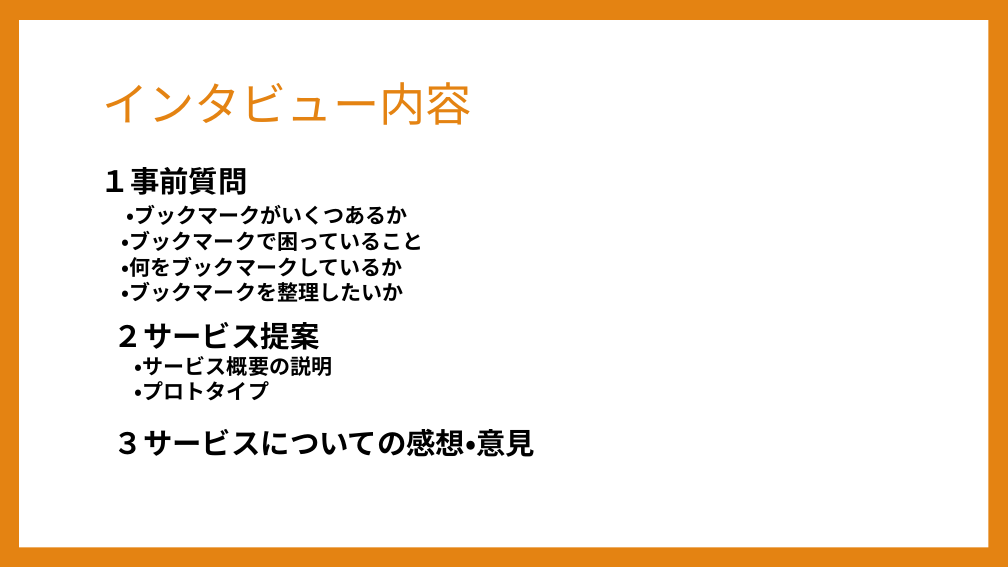
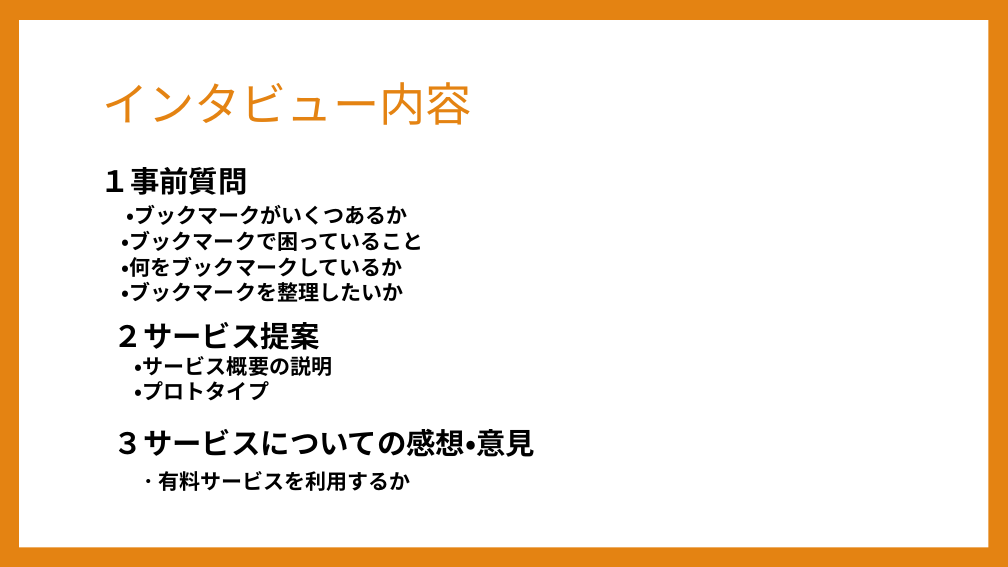
Before and after one commit to Sorarinu/ProjectP2016_F, a slide deck: slide 20 of production-idea/第3回中間発表.pptx (slide 15 before the commit). Drawn at 1008x567 pixels with LibreOffice and Linux fonts; fonts in the diff are those of the drawing. Boxes give left, top, right and bottom in pixels: in the first picture for what was removed or moved away, otherwise in the second. Text is boxed around its words. In the diff, an @@ line names an element or a change of style, - is before the commit and + after.

```diff
--- a/production-idea/第3回中間発表.pptx
+++ b/production-idea/第3回中間発表.pptx
@@ text at [143, 471, 411, 491]: paragraph added @@
+･ 有料サービスを利用するか
```
Also in this commit, not shown: 3 other slides changed, 8 slides added, 6 slides removed, 3 other files.
